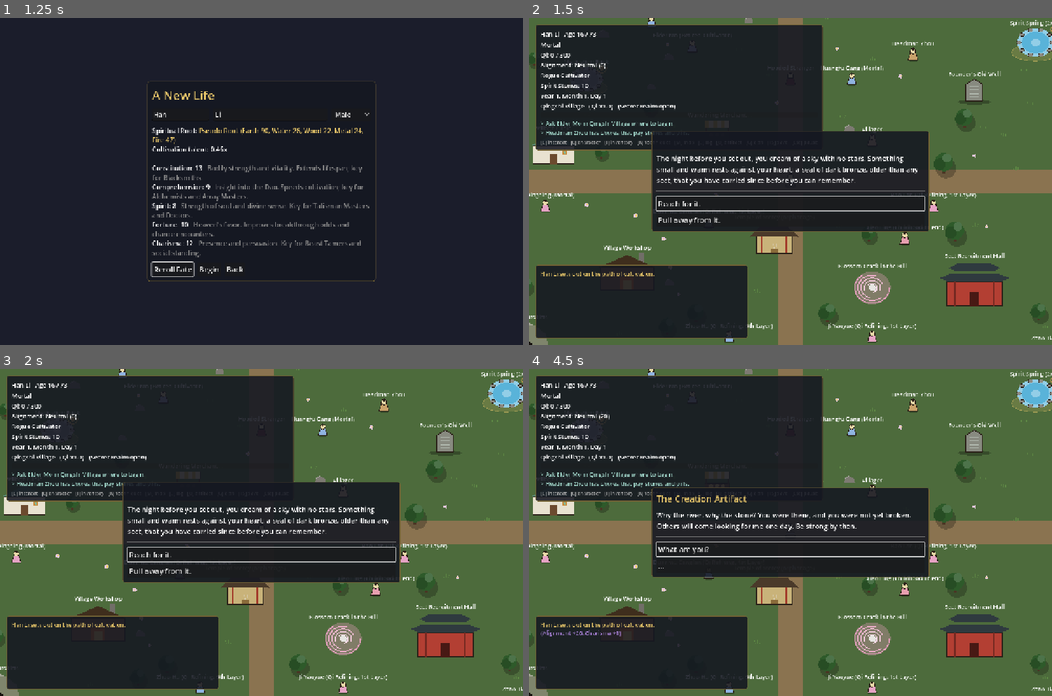
Above: before the commit, frames 1-4 (two rows, left to right).
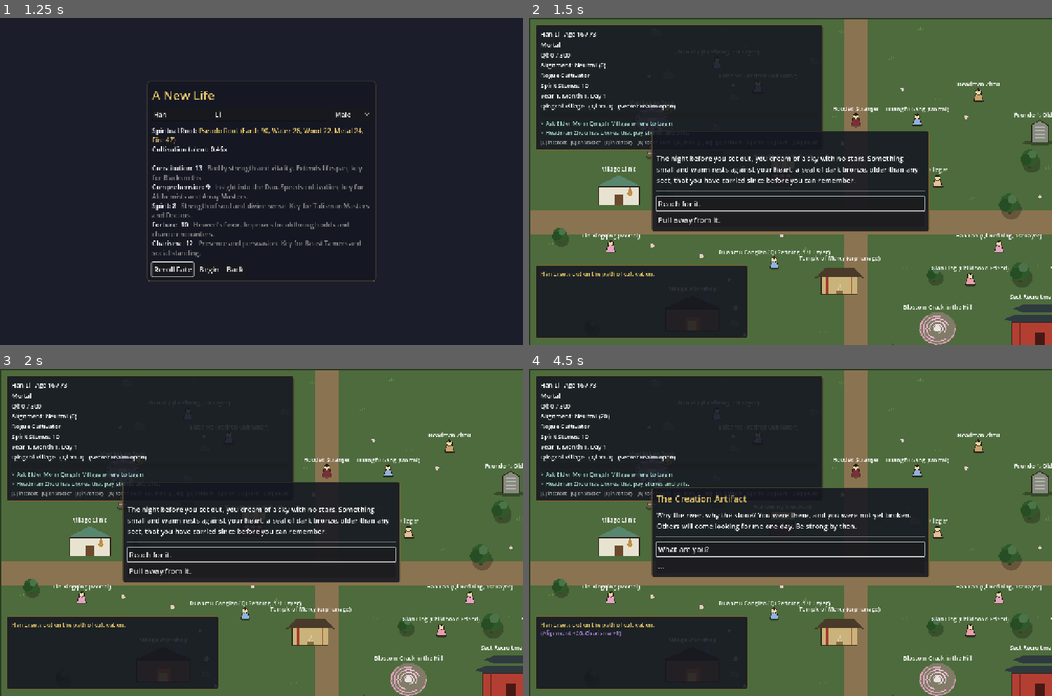
Above: after the commit, the same moments.

Repository: samridghimire/cultivation-game
Game: Godot game, scene res://src/ui/main_menu.tscn
Same seed, same stepped clock (60 frames per second), same inputs: the game is played once before the commit and once after it.
Inputs:
- Up to frame 1 (1.25 s): click "New Game" at 0.5 s
- Up to frame 2 (1.5 s): click "Begin" at 1.25 s
- Up to frame 3 (2 s): no input
- Up to frame 4 (4.5 s): click "Reach for it." at 2 s; click "Protect those who cannot prot…" at 2.75 s; click "What are you?" at 3.5 s; click "Why me?" at 4.25 s

Frame 1 is identical in both runs. In frame 2, 22% of the frame differs, in the area x 0-100%, y 0-100%; in frame 3, 22%; in frame 4, 23%.

Commit message:
[FH-011] The intro points the way
New sessions spawn beside Meditation Rock; the wake text names Elder Mo.

Co-Authored-By: Claude Sonnet 5.5 <noreply@anthropic.com>
Claude-Session: https://claude.ai/code/session_01UNwJZF656uKWtf9wDdNPu8

Diff:
--- a/data/dialogue/artifact_awakening.json
+++ b/data/dialogue/artifact_awakening.json
@@ -47,7 +47,7 @@
         {"label": "What are you?", "next": "what"},
         {"label": "...", "next": "wake"}
       ]},
-    "wake": {"speaker": "", "text": "You wake on Meditation Rock in Qingshi Village, the morning cold on your face. Against your chest, the bronze seal is faintly warm. Your road begins today.",
+    "wake": {"speaker": "", "text": "You wake on Meditation Rock in Qingshi Village, the morning cold on your face. Against your chest, the bronze seal is faintly warm. Your road begins today. Elder Mo, a retired cultivator standing a little way east of the rock, helps those just starting out.",
       "choices": [
         {"label": "Set out.", "next": "end"}
       ]}
--- a/src/autoload/game_state.gd
+++ b/src/autoload/game_state.gd
@@ -45,6 +45,8 @@
 ## Set when the Creation Artifact just respawned the player (ART-005) until
 ## they pick where to awaken: {cause, anchor_id, lives_left, qi_lost}. Not saved.
 var pending_respawn: Dictionary = {}
+## New sessions start beside this anchor place: the awakening dream ends "You wake on Meditation Rock".
+const INTRO_SPAWN_ANCHOR := "qingshi_rock"
 ## Anchor the world should place the player at after the next region load ("" = region spawn).
 var spawn_anchor := ""
 var rng := RandomNumberGenerator.new()
@@ -83,7 +85,7 @@
 	pending_encounter = ""
 	pending_threat = ""
 	pending_respawn = {}
-	spawn_anchor = ""
+	spawn_anchor = INTRO_SPAWN_ANCHOR  # the awakening ends on Meditation Rock (FH-011)
 	dialogue_event = ""
 	pending_event = String(data.artifact.get("intro_event", ""))
 	Npcs.ensure_all(npcs, data, rng)
--- /dev/null
+++ b/tests/unit/test_intro_spawn.gd
@@ -0,0 +1,42 @@
+extends TestCase
+## FH-011: a new game starts beside Meditation Rock; loading a save does not move the player.
+
+
+func _gs() -> Node:
+	return (Engine.get_main_loop() as SceneTree).root.get_node("GameState")
+
+
+func _rock(world: Node) -> Node2D:
+	for child in world.get_children():
+		if child is Interactable and child.anchor_id == "qingshi_rock":
+			return child
+	return null
+
+
+func test_new_session_spawns_next_to_meditation_rock() -> void:
+	var gs := _gs()
+	gs.start_session(CharacterFactory.create("Lin Feng", gs.data, seeded_rng(), "male"))
+	var world: Node = load("res://src/world/world.tscn").instantiate()
+	(Engine.get_main_loop() as SceneTree).root.add_child(world)
+	var rock := _rock(world)
+	assert_true(rock != null)
+	assert_true(world.player.position.distance_to(rock.position) < 120.0, "player starts by the rock")
+	assert_gt(world.player.position.distance_to(rock.position), 40.0, "but not on top of it")
+	assert_eq(gs.spawn_anchor, "", "the anchor is consumed")
+	world.free()
+	gs.end_session()
+
+
+func test_loaded_save_keeps_default_spawn() -> void:
+	var gs := _gs()
+	gs.start_session(CharacterFactory.create("Lin Feng", gs.data, seeded_rng(), "male"))
+	var saved: Dictionary = gs.to_save_dict()
+	gs.spawn_anchor = ""
+	gs.load_save_dict(saved)
+	assert_eq(gs.spawn_anchor, "", "loads do not reposition the player")
+	gs.end_session()
+
+
+func test_wake_text_mentions_elder_mo() -> void:
+	var text := FileAccess.get_file_as_string("res://data/dialogue/artifact_awakening.json")
+	assert_true(text.contains("Elder Mo"))
Not shown, added: tests/unit/test_intro_spawn.gd.uid
